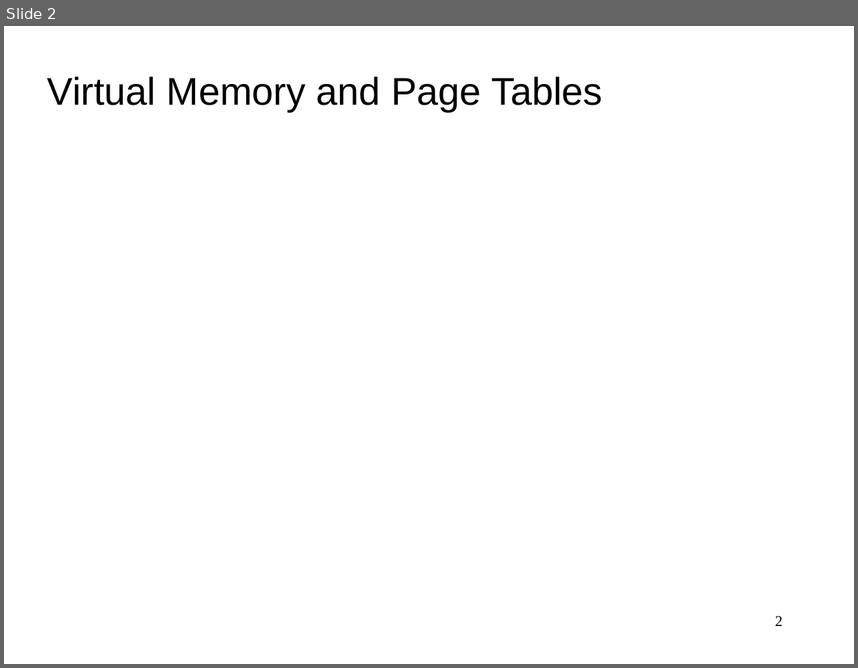
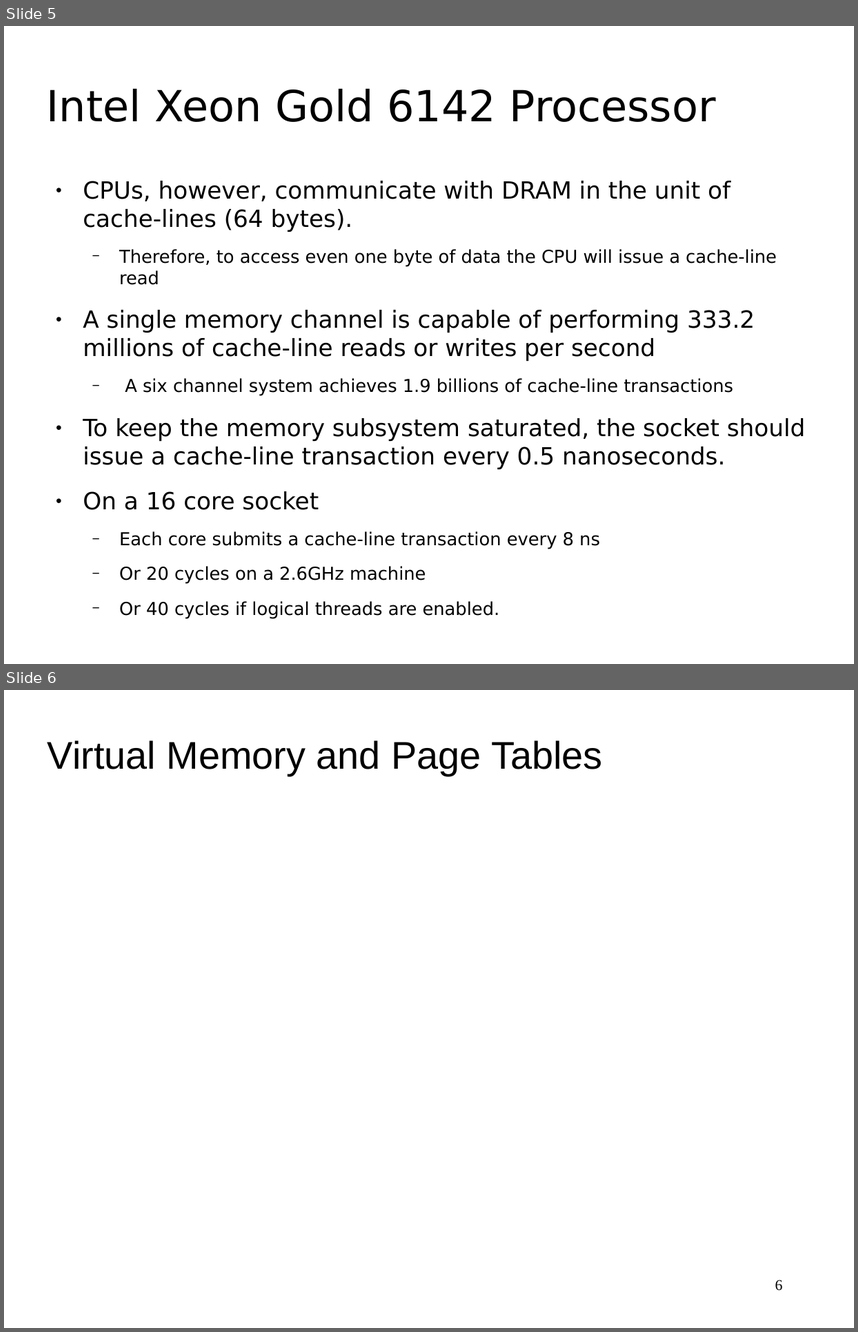
Before and after one commit to antonburtsev/cs3810, a slide deck: lectures/lecture16-memory/lecture16-memory.odp. Shown one above the other, each under a label of ours: slide 2 before the commit, slides 5 and 6 after it. The pictures are 858x668 and 858x1332 pixels, drawn with LibreOffice and Linux fonts; fonts in the diff are those of the drawing. Boxes give left, top, right and bottom in pixels: in the first picture for what was removed or moved away, otherwise in the second. Text is boxed around its words. In the diff, an @@ line names an element or a change of style, - is before the commit and + after.

```diff
--- a/lectures/lecture16-memory/lecture16-memory.odp
+++ b/lectures/lecture16-memory/lecture16-memory.odp
@@ slide 5 added at [4, 26, 854, 664], background #FFFFFF @@
@@ title added at [47, 88, 716, 122], 40 pt, text #000000 @@
+Intel Xeon Gold 6142 Processor
@@ text added at [83, 181, 805, 618], 22.1 pt, text #000000 @@
+● CPUs, however, communicate with DRAM in the unit of cache-lines (64 bytes).
+  − Therefore, to access even one byte of data the CPU will issue a cache-line read
+● A single memory channel is capable of performing 333.2 millions of cache-line reads or writes per second
+  − A six channel system achieves 1.9 billions of cache-line transactions
+● To keep the memory subsystem saturated, the socket should issue a cache-line transaction every 0.5 nanoseconds.
+● On a 16 core socket
+  − Each core submits a cache-line transaction every 8 ns
+  − Or 20 cycles on a 2.6GHz machine
+  − Or 40 cycles if logical threads are enabled.
@@ what was slide 2 is now slide 6 @@
@@ page number at [775, 1279, 783, 1290]: text changed @@
-2
+6
```
Also in this commit, not shown: 1 slide changed, 3 other slides added, 1 other file.
